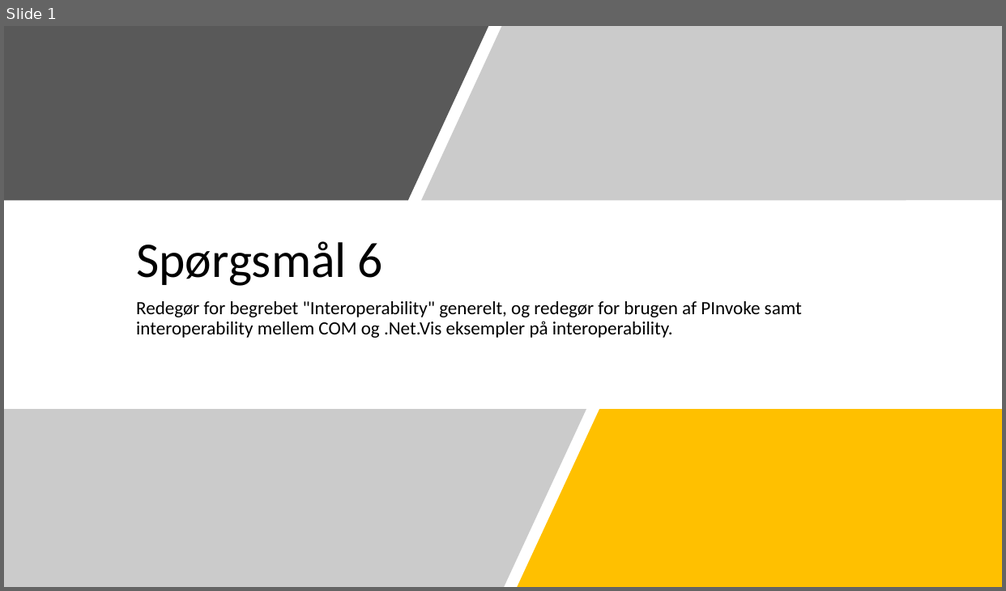
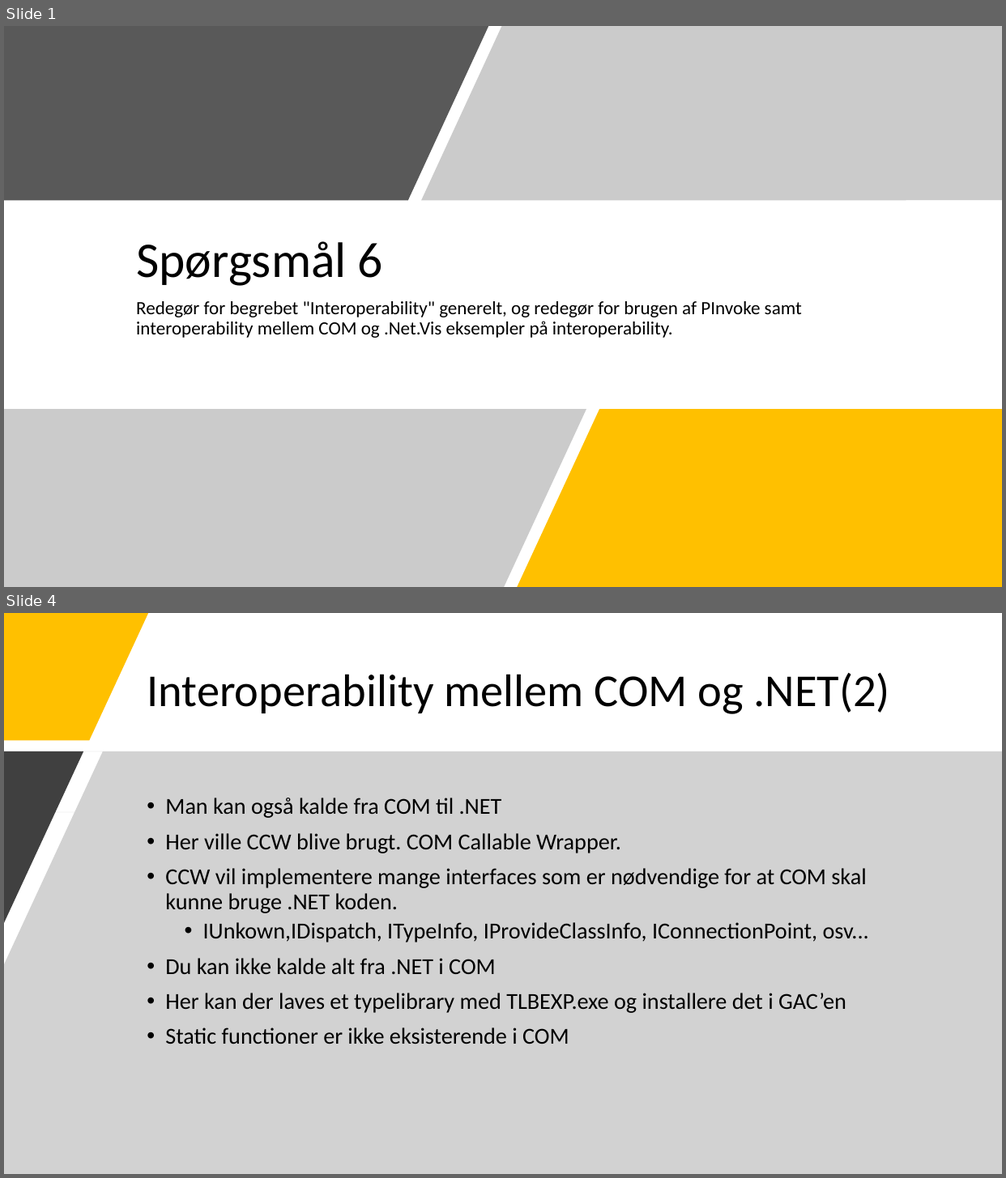
Before and after one commit to Bl0bb3r/KPU_CBD, a slide deck: Presentations/6_Interoperability.pptx. Shown one above the other, each under a label of ours: slide 1 before the commit, slides 1 and 4 after it; the slides between them are not shown. The pictures are 1006x591 and 1006x1178 pixels, drawn with LibreOffice and Linux fonts; fonts in the diff are those of the drawing. Boxes give left, top, right and bottom in pixels: in the first picture for what was removed or moved away, otherwise in the second. Text is boxed around its words. In the diff, an @@ line names an element or a change of style, - is before the commit and + after.

```diff
--- a/Presentations/6_Interoperability.pptx
+++ b/Presentations/6_Interoperability.pptx
@@ slide 4 added at <box>4,613,1002,1174</box>, background #FFFFFF @@
@@ freeform shape added at <box>4,613,148,740</box>, fill #FFC000 @@
@@ title added at <box>147,673,890,714</box>, 44 pt, text #000000 @@
+Interoperability mellem COM og .NET(2)
@@ freeform shape added at <box>4,752,1002,1174</box>, fill #A6A6A6 at 50% opacity @@
@@ freeform shape added at <box>4,752,83,923</box>, fill #404040 @@
@@ text added at <box>165,798,869,1044</box>, 22 pt, text #000000 @@
+• Man kan også kalde fra COM til .NET
+• Her ville CCW blive brugt. COM Callable Wrapper.
+• CCW vil implementere mange interfaces som er nødvendige for at COM skal kunne bruge .NET koden.
+  • IUnkown,IDispatch, ITypeInfo, IProvideClassInfo, IConnectionPoint, osv...
+• Du kan ikke kalde alt fra .NET i COM
+• Her kan der laves et typelibrary med TLBEXP.exe og installere det i GAC’en
+• Static functioner er ikke eksisterende i COM
```
Also in this commit, not shown: 6 other slides added, 2 slides removed, 8 other files.
